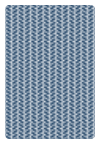
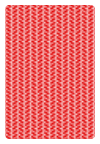
Comparing the layer stacks of the two 100 × 144 images. Changes:
added group "Default" with 2 layers above "Blue" over (5, 5, 95, 139)
added layer "Default Pattern" in group "Default" over (5, 5, 95, 139)
renamed "Background" to "Default Border", moved it into group "Default" over (5, 5, 95, 139)
renamed "Shape 1" to "Blue Pattern", moved it into group "Blue" over (5, 5, 95, 139)
